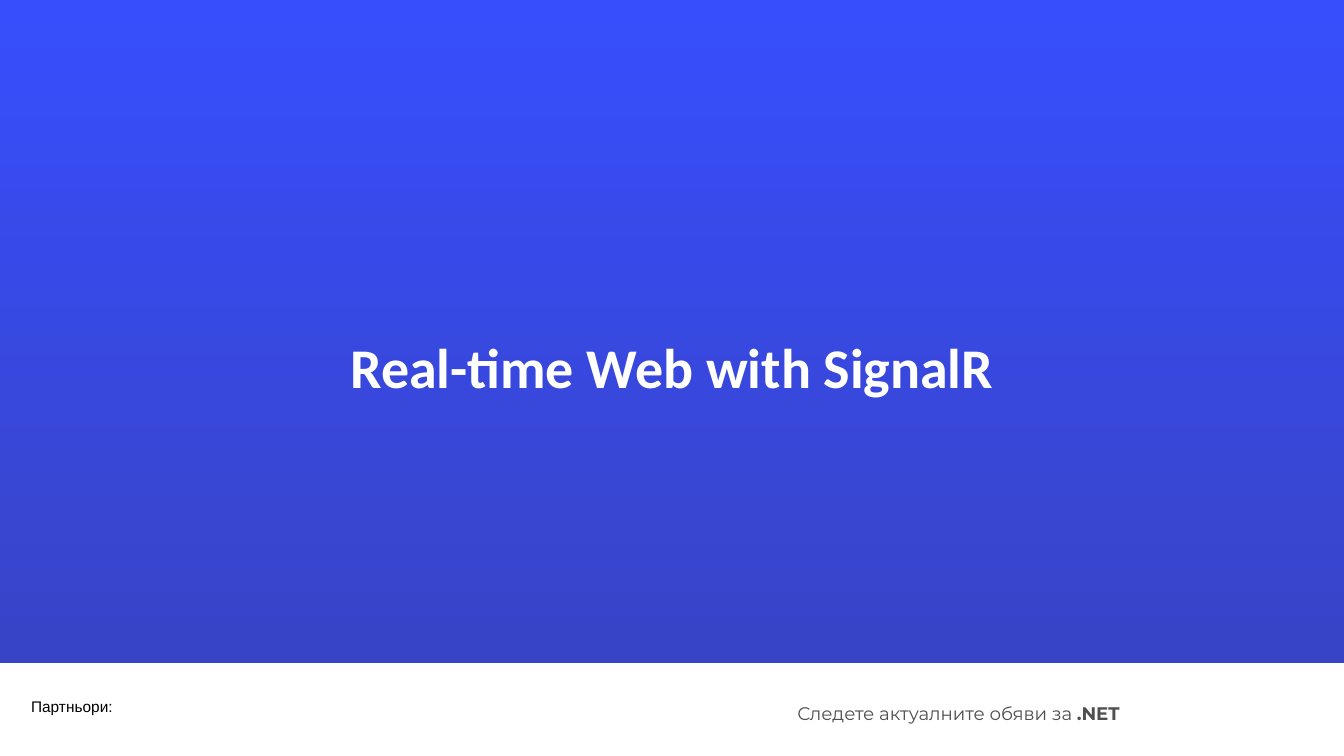
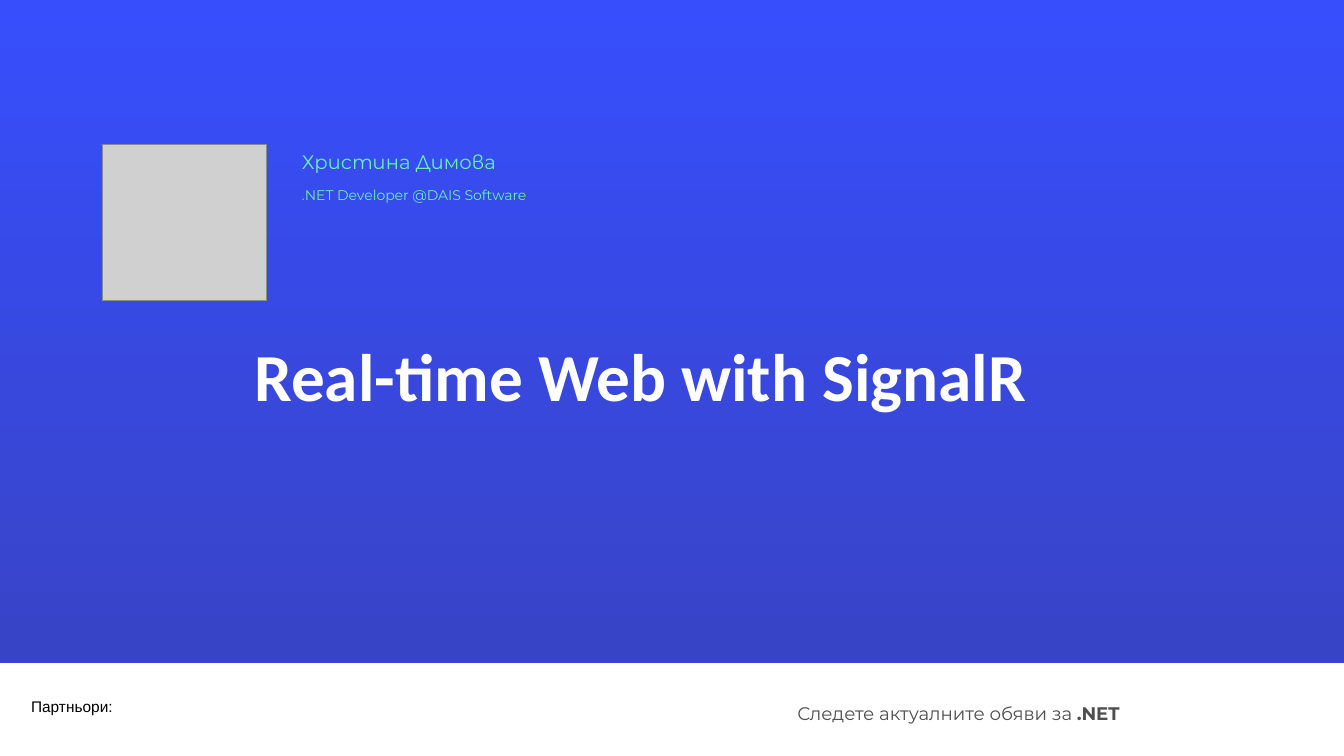
Before and after one commit to HristinaDAIS/SignalRDemo, a slide deck: slide 1 of SignalRPresentation/NET_May 2024.pptx. Drawn at 1344x756 pixels with LibreOffice and Linux fonts; fonts in the diff are those of the drawing; grey boxes stand for pictures; background and template pictures are left out. Boxes give left, top, right and bottom in pixels: in the first picture for what was removed or moved away, otherwise in the second. Text is boxed around its words. In the diff, an @@ line names an element or a change of style, - is before the commit and + after.

```diff
--- a/SignalRPresentation/NET_May 2024.pptx
+++ b/SignalRPresentation/NET_May 2024.pptx
@@ picture added at bbox=[103, 145, 267, 301] @@
@@ text added at bbox=[302, 154, 496, 173], 14 pt, text #69F1AE @@
+Христина Димова
@@ text added at bbox=[302, 189, 527, 203], 10 pt, text #69F1AE @@
+.NET Developer @DAIS Software
@@ text "Real-time Web with SignalR": place and size @@
-text "Real-time Web with SignalR" at bbox=[350, 348, 993, 398]
+text "Real-time Web with SignalR" at bbox=[254, 353, 1025, 413]
@@ text "Real-time Web with SignalR" at bbox=[254, 353, 1025, 413]: size 40 to 48 pt @@
```
Also in this commit, not shown: 6 other slides changed, 4 slides added, 2 slides removed.
